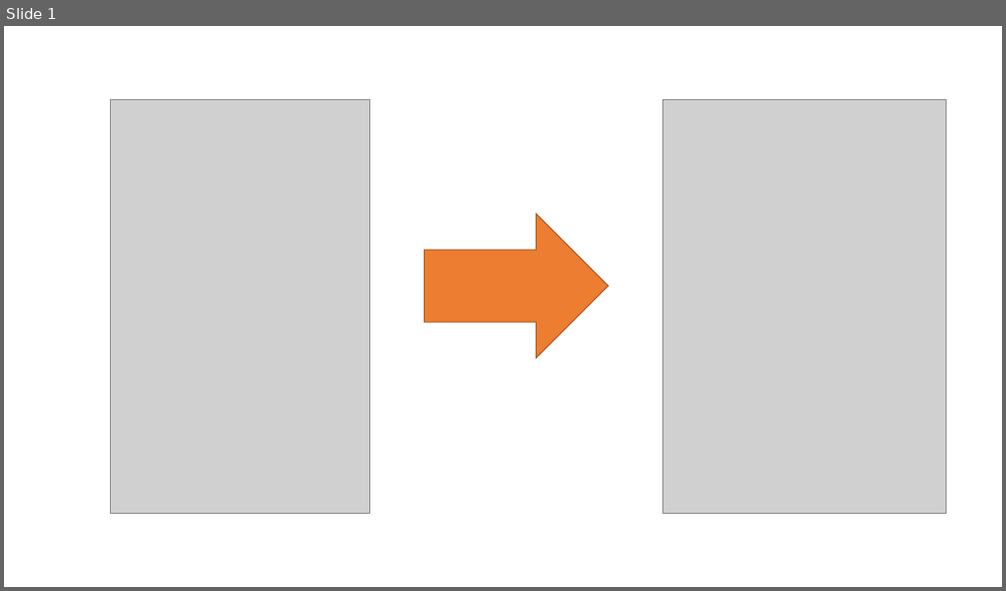
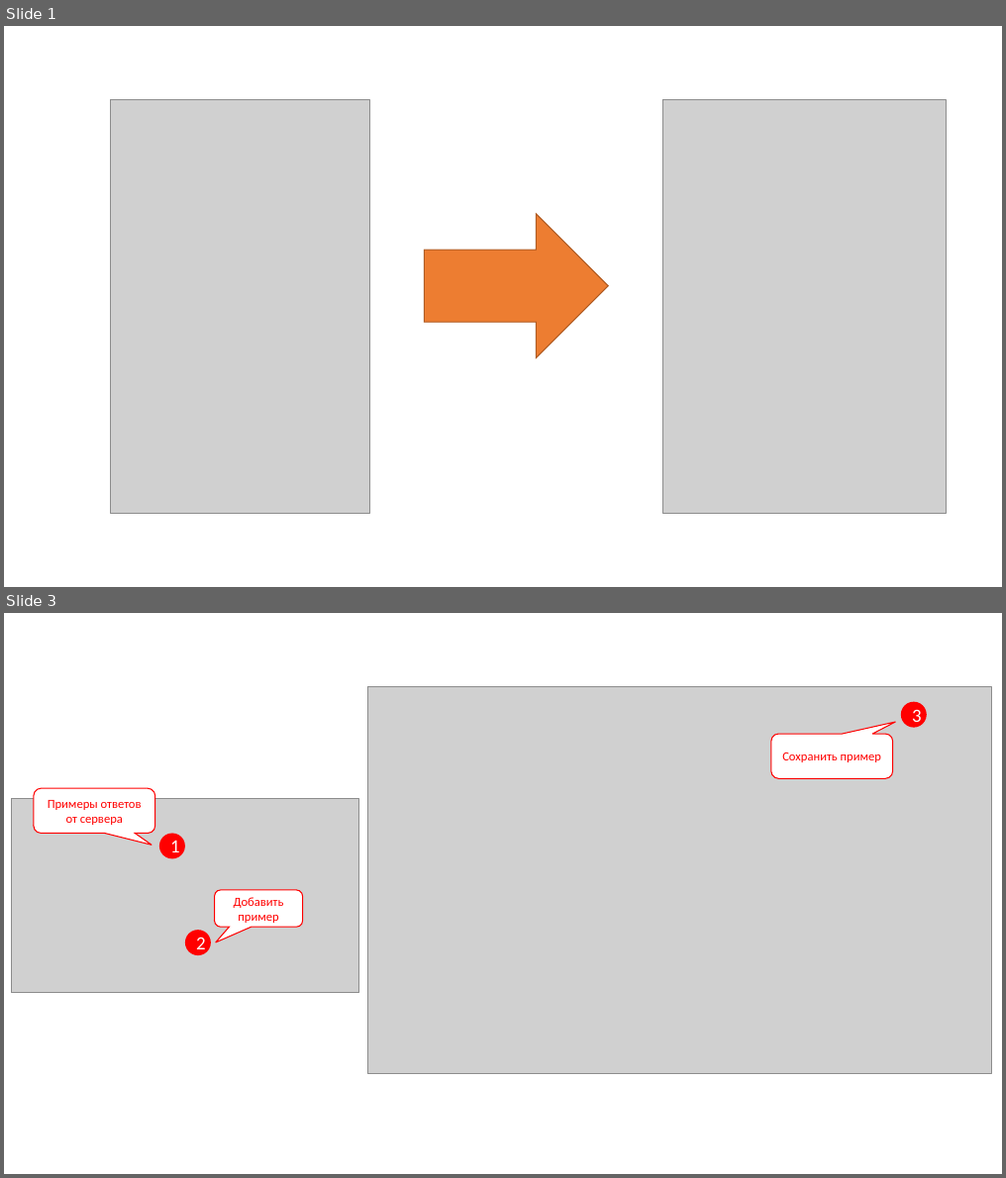
Before and after one commit to Avis20/mifi, a slide deck: My/OLD/Презентация Microsoft PowerPoint.pptx. Shown one above the other, each under a label of ours: slide 1 before the commit, slides 1 and 3 after it; the slides between them are not shown. The pictures are 1006x591 and 1006x1178 pixels, drawn with LibreOffice and Linux fonts; fonts in the diff are those of the drawing; grey boxes stand for pictures. Boxes give left, top, right and bottom in pixels: in the first picture for what was removed or moved away, otherwise in the second. Text is boxed around its words. In the diff, an @@ line names an element or a change of style, - is before the commit and + after.

```diff
--- a/My/OLD/Презентация Microsoft PowerPoint.pptx
+++ b/My/OLD/Презентация Microsoft PowerPoint.pptx
@@ slide 3 added at [4, 613, 1002, 1174], background #FFFFFF @@
@@ picture added at [368, 687, 991, 1074] @@
@@ ellipse added at [901, 702, 927, 728], fill #FF0000, 18 pt, text #FFFFFF @@
+3
@@ rounded speech box added at [771, 734, 893, 778], fill #FFFFFF, outline #FF0000 1 pt, 12 pt, text #FF0000 @@
+Сохранить пример
@@ rounded speech box added at [34, 788, 155, 833], fill #FFFFFF, outline #FF0000 1 pt, 12 pt, text #FF0000 @@
+Примеры ответов от сервера
@@ picture added at [11, 799, 358, 992] @@
@@ ellipse added at [159, 833, 185, 859], fill #FF0000, 18 pt, text #FFFFFF @@
+1
@@ rounded speech box added at [214, 890, 303, 927], fill #FFFFFF, outline #FF0000 1 pt, 12 pt, text #FF0000 @@
+Добавить пример
@@ ellipse added at [185, 930, 211, 956], fill #FF0000, 18 pt, text #FFFFFF @@
+2
```
Also in this commit, not shown: 1 other slide added, 10 other files.
